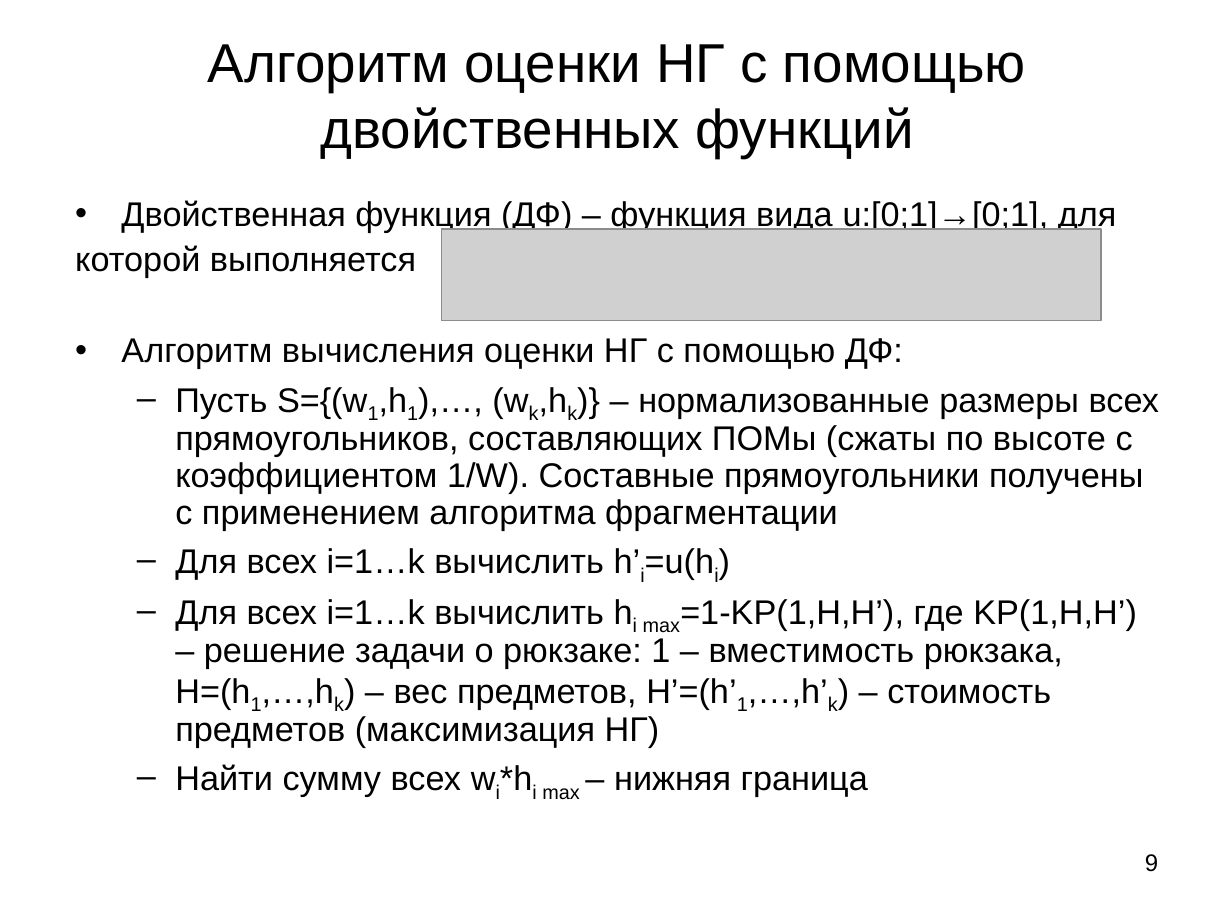
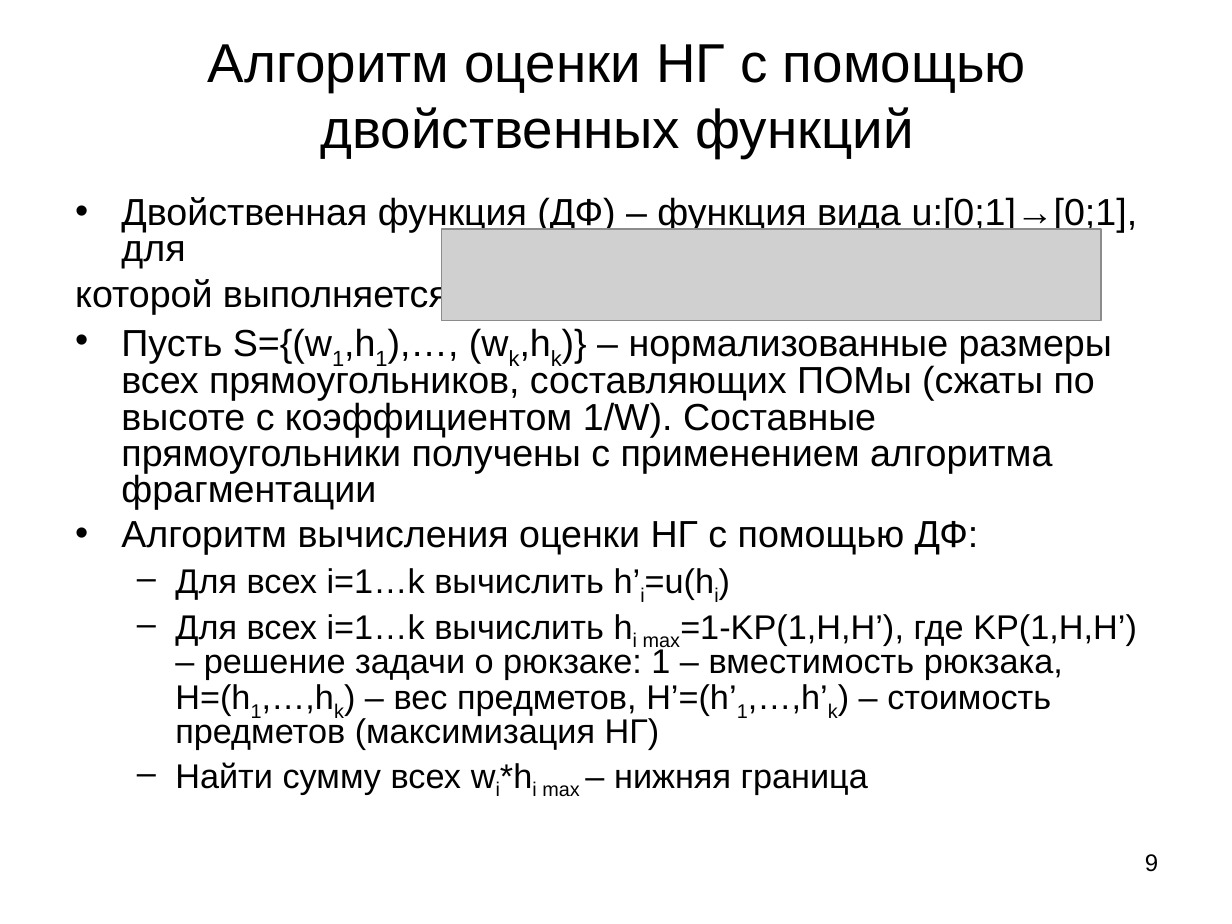
Before and after one commit to zingibertram/thesis-dissertation, a slide deck: slide 9 of Отчёт/Презентация.ppt. Drawn at 1232x924 pixels with LibreOffice and Linux fonts; fonts in the diff are those of the drawing; grey boxes stand for pictures. Boxes give left, top, right and bottom in pixels: in the first picture for what was removed or moved away, otherwise in the second. Text is boxed around its words. In the diff, an @@ line names an element or a change of style, - is before the commit and + after.

```diff
--- a/Отчёт/Презентация.ppt
+++ b/Отчёт/Презентация.ppt
@@ text at <box>75,197,1138,796</box>: size 20 to 22 pt in "Двойственная функция (ДФ) – функция вида u:[0;1]→[0;1], ...", "которой выполняется", "Алгоритм вычисления оценки НГ с помощью ДФ:"; line spacing 0.9 to 0.8 @@
@@ text at <box>121,328,1112,509</box>: paragraph added @@
+• Пусть S={(w1,h1),…, (wk,hk)} – нормализованные размеры всех прямоугольников, составляющих ПОМы (сжаты по высоте с коэффициентом 1/W). Составные прямоугольники получены с применением алгоритма фрагментации
@@ text at <box>175,387,1159,530</box>: paragraph removed @@
-  – Пусть S={(w1,h1),…, (wk,hk)} – нормализованные размеры всех прямоугольников, составляющих ПОМы (сжаты по высоте с коэффициентом 1/W). Составные прямоугольники получены с применением алгоритма фрагментации
```
Also in this commit, not shown: 4 other slides changed, 1 slide added, 1 slide removed, 14 other files.
